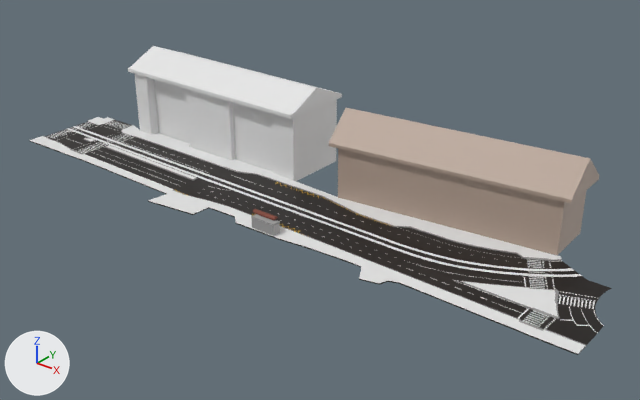
Renders of the Blender file ленина.blend from each side of a commit.
Before and after are seen from a 50 mm lens placed at (328.0, -399.0, 255.0), pointed at (2.0, 8.0, 3.0). Arrows for +X, +Y and +Z are at lower left; the lights stay in place.

The scene before the commit, as lines of its bpy script (objects in view):
```python
mat_разметка = principled_material('Разметка')
mat_разметка.base_color = (0.00951, 0.00624, 0.00477)  # black #19120f
me_куб_001 = bpy.data.meshes.new('Куб.001')
me_куб_001.from_pydata(...)  # 124 vertices, 113 faces; spans x -1.1..1.1, y -1.0..32.3, z -1.0..6.8
me_куб_001.materials.append(mat_бетон)  # grey #a5a5a5
me_куб_005 = bpy.data.meshes.new('Куб.005')
me_куб_005.from_pydata(...)  # 879 vertices, 601 faces; spans x -0.99..1.47, y -2.45..2.54, z -1.2..1.08
# faces by material slot: [190, 96, 280, 35]
me_куб_005.materials.append(mat_разметка)  # its picture is missing
me_куб_005.materials.append(mat_брусчатка)  # its picture is missing
me_куб_005.materials.append(mat_бордюр)  # grey #969696
me_куб_005.materials.append(mat_бетонные_блоки)  # its picture is missing
me_плоскость = bpy.data.meshes.new('Плоскость')
me_плоскость.from_pydata(...)  # 944 vertices, 317 faces, 2 loose edges; spans x -35.0..391.0, y -11.0..63.0, z 0.0
# faces by material slot: [237, 80]
me_плоскость.materials.append(mat_стандартная_разметка)  # white #e7e7e7
me_плоскость.materials.append(mat_желтая_разметка)  # yellow #ddaf04
ob_куб_001 = bpy.data.objects.new('Куб.001', me_куб_001)
ob_куб_001.location = (0.0, -45.4, 2.1)
ob_куб_001.scale = (8.36, 0.19, 1.0)
ob_куб_005 = bpy.data.objects.new('Куб.005', me_куб_005)
ob_куб_005.location = (-60.5, -11.0, 0.7)
ob_куб_005.scale = (180.0, 20.0, 0.5)
ob_разметка_общая = bpy.data.objects.new('Разметка общая', me_плоскость)
ob_разметка_общая.location = (-187.7, -26.0, 0.5)
# also in view: 'Куб.003' at (78.0, 48.0, 29.0); 'Куб.004' at (-113.0, 47.0, 31.0)
```
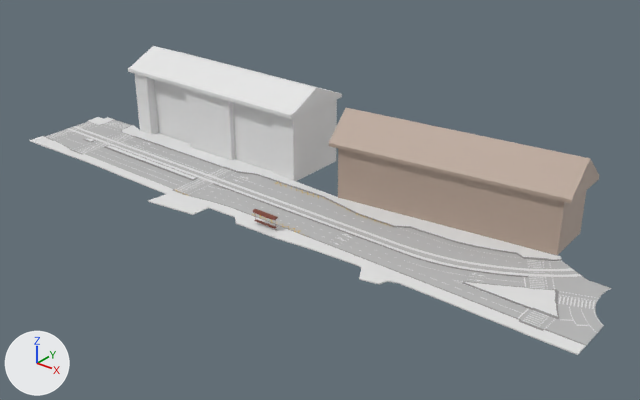
Location of each change, (x1, y1, x2, y2) in pixels of the pictures (640 x 400 px):
```json
{"object": "Куб.005", "change": "recoloured, reshaped", "before": [29, 117, 612, 355], "after": [29, 117, 612, 355], "on screen": "black to grey"}
{"object": "Куб.001", "change": "hidden", "before": [251, 214, 280, 236]}
{"object": "Плоскость.009", "change": "added", "after": [175, 168, 229, 192]}
{"object": "Плоскость.010", "change": "added", "after": [184, 172, 236, 194]}
{"part": 1, "of": "me_куб_005", "change": "built on", "before": [177, 179, 611, 334], "after": [177, 179, 611, 334]}
```

Scene script edits in JSON lines:
```json
{"op": "set", "path": "mat_разметка.base_color", "old": "(0.00951, 0.00624, 0.00477)", "new": "(0.5, 0.5, 0.5)", "note": "black #19120f -> grey #bcbcbc"}
{"block": "me_куб_005", "where": "# used by ob_куб_005; location = (-60.5, -11.0, 0.7); scale = (180.0, 20.0, 0.5)"}
{"op": "remove", "block": "me_куб_005", "code": "me_куб_005.from_pydata(...)  # 879 vertices, 601 faces; spans x -0.99..1.47, y -2.45..2.54, z -1.2..1.08"}
{"op": "add", "block": "me_куб_005", "code": "me_куб_005.from_pydata(...)  # 1115 vertices, 780 faces; spans x -0.99..1.47, y -2.45..2.54, z -1.2..1.08"}
{"block": "me_куб_005", "change": "me_куб_005 part 1"}
{"block": "me_куб_005", "change": "2 faces are deleted"}
{"block": "me_куб_005", "change": "118 vertices are added at x -0.07..1.18, y -0.16..0.95, z -0.53"}
{"block": "me_куб_005", "change": "118 new vertices lie (0.0, 0.0, 0.93) away from vertices in x -0.07..1.18, y -0.16..0.95, z -0.53"}
{"block": "me_куб_005", "change": "5 new faces join them, mat_разметка (its picture is missing)"}
{"block": "me_куб_005", "change": "176 new faces join them, mat_бордюр (grey #969696)"}
{"op": "add", "block": "me_плоскость_007", "code": ["me_плоскость_007 = bpy.data.meshes.new('Плоскость.007')", "me_плоскость_007.from_pydata(...)  # 184 vertices, 46 faces; spans x -30.8..-11.8, y -68.1..47.1, z 0.0", "me_плоскость_007.materials.append(mat_белая_разметка_016)  # white #e7e7e7"]}
{"op": "add", "block": "me_плоскость_006", "code": ["me_плоскость_006 = bpy.data.meshes.new('Плоскость.006')", "me_плоскость_006.from_pydata(...)  # 80 vertices, 20 faces; spans x -12.3..13.6, y -40.0..75.1, z 0.0", "me_плоскость_006.materials.append(mat_белая_разметка_016)  # white #e7e7e7"]}
{"op": "add", "block": "ob_куб_001", "code": "ob_куб_001.hide_set(True)"}
{"op": "add", "block": "ob_плоскость_010", "code": ["ob_плоскость_010 = bpy.data.objects.new('Плоскость.010', me_плоскость_007)", "ob_плоскость_010.location = (-69.0, -8.6, 0.5)", "ob_плоскость_010.rotation_euler = (0.0, 0.0, 0.0524)  # degrees (0, 0, 3)", "ob_плоскость_010.scale = (0.398, 0.398, 0.398)"]}
{"op": "add", "block": "ob_плоскость_009", "code": ["ob_плоскость_009 = bpy.data.objects.new('Плоскость.009', me_плоскость_006)", "ob_плоскость_009.location = (-84.4, -20.4, 0.5)", "ob_плоскость_009.rotation_euler = (0.0, 0.0, 0.0524)  # degrees (0, 0, 3)", "ob_плоскость_009.scale = (0.398, 0.398, 0.398)"]}
```
